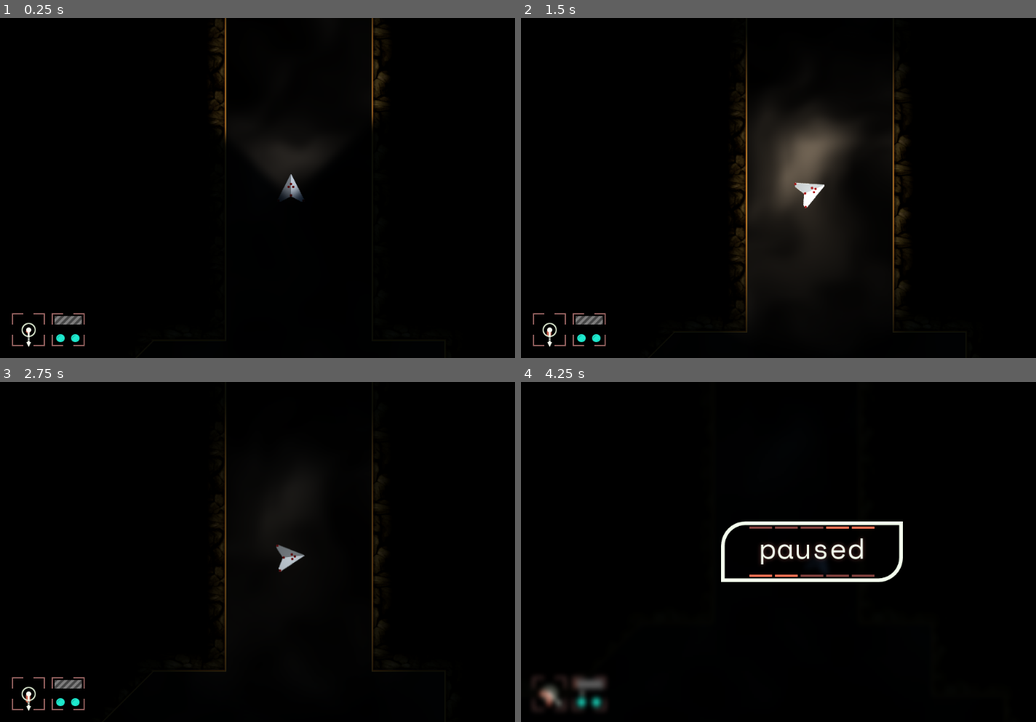
Above: before the commit, frames 1-4 (two rows, left to right).
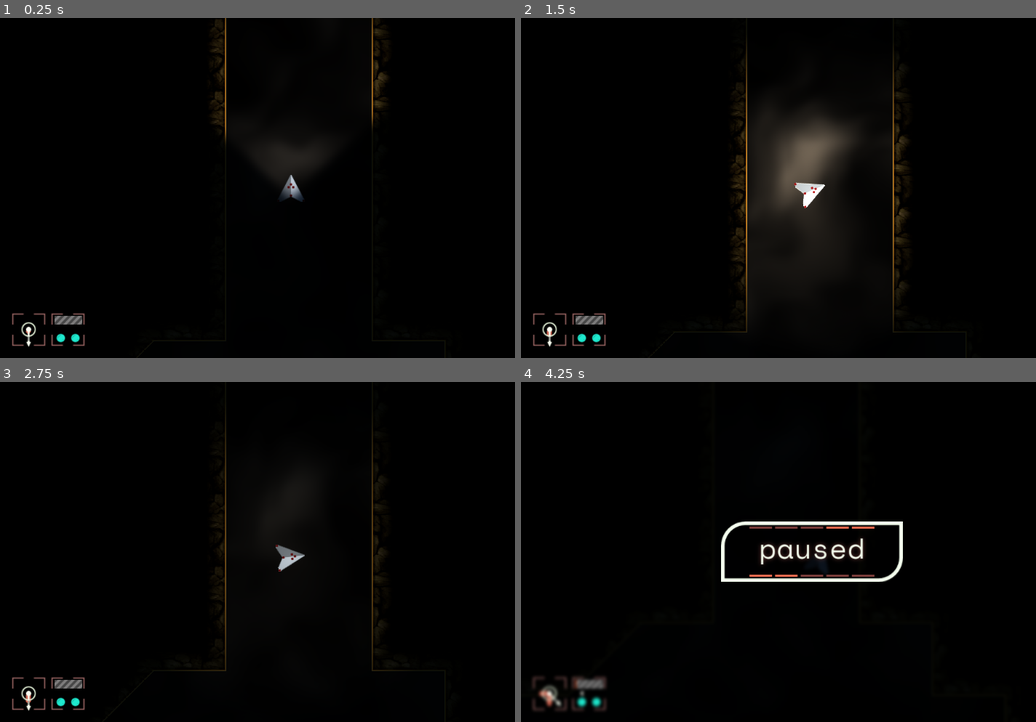
Above: after the commit, the same moments.

Repository: maximinus/scheme7
Game: Godot game, scene res://scenes/World.tscn
The game is run twice, just before and just after one commit, with the same random seed, the same clock (stepped at 60 frames per second) and the same inputs.
Inputs:
- Up to frame 1 (0.25 s): no input
- Up to frame 2 (1.5 s): tap Enter at 0.5 s; hold D (RightTurn) 0.53-1.28 s; tap K (FullBeam) at 0.6 s; hold A (LeftTurn) from 1.28 s (still down); tap L (Lights) at 1.35 s
- Up to frame 3 (2.75 s): release A (LeftTurn) at 2.03 s; hold D (RightTurn) from 2.03 s (still down); tap K (FullBeam) at 2.1 s
- Up to frame 4 (4.25 s): release D (RightTurn) at 2.78 s; hold W (Thrust) 2.78-3.53 s; tap L (Lights) at 2.85 s; hold A (LeftTurn) from 3.53 s (still down); tap K (FullBeam) at 3.6 s; tap P (Pause) at 4.15 s

The runs differ from the first frame. In frame 1, 0.3% of the frame differs, in the area x 2-74%, y 0-97%; in frame 2, 0.4%; in frame 3, 0.3%; in frame 4, 0.4%, in the area x 3-75%, y 41-96%.

Commit message:
Window can now be re-sized

Diff:
--- a/Scheme7/project.godot
+++ b/Scheme7/project.godot
@@ -25,8 +25,9 @@
 
 [display]
 
-window/size/resizable=false
 window/per_pixel_transparency/allowed=true
+window/stretch/mode="2d"
+window/stretch/aspect="keep"
 
 [importer_defaults]
 
--- a/Scheme7/scenes/PlayerUI/Pause/PauseScreen.tscn
+++ b/Scheme7/scenes/PlayerUI/Pause/PauseScreen.tscn
@@ -15,7 +15,7 @@
 
 [sub_resource type="ShaderMaterial" id=2]
 shader = SubResource( 1 )
-shader_param/blur_amount = 2.0
+shader_param/blur_amount = 1.0
 
 [node name="PauseScreen" type="Node2D"]
 pause_mode = 2
@@ -31,6 +31,7 @@
 }
 
 [node name="Sprite" type="Sprite" parent="."]
+visible = false
 texture = ExtResource( 2 )
 centered = false
 offset = Vector2( 352, 246 )
